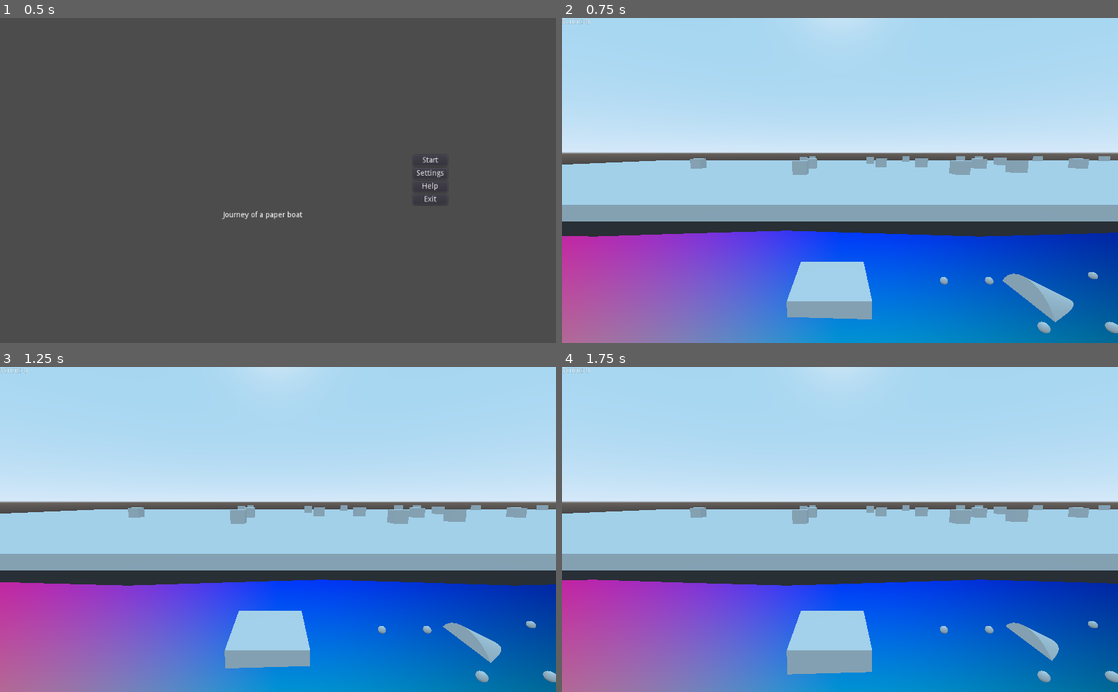
Above: before the commit, frames 1-4 (two rows, left to right).
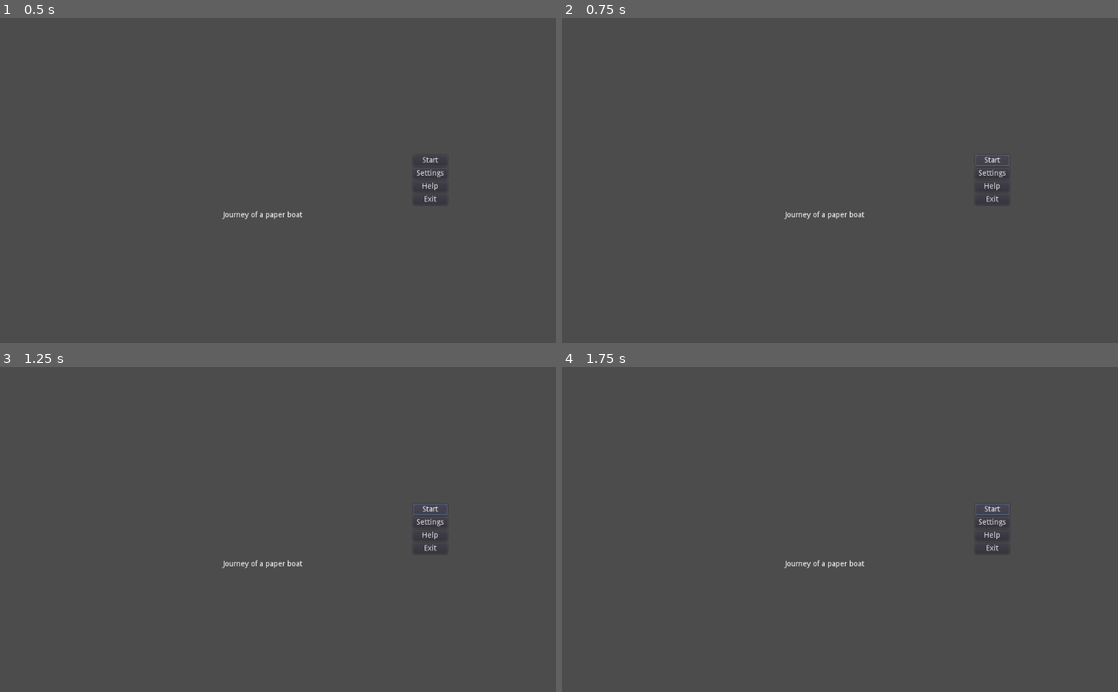
Above: after the commit, the same moments.

Repository: JojiJoseph/Journey-of-a-Paper-Boat
Game: Godot game, scene res://Scenes/Menu.tscn
Two runs of this game, one before a commit and one after it. Both use one fixed random seed, a clock stepped at 60 frames per second and the inputs below.
Inputs (mouse positions are in pixels of both pictures, inside the frame that each line leads up to):
- Up to frame 1 (0.5 s): no input
- Up to frame 2 (0.75 s): click "Start" at 0.5 s
- Up to frame 3 (1.25 s): no input
- Up to frame 4 (1.75 s): click (990, 510) at 1.25 s, where only the run after the commit has a clickable "Start"

Frame 1 is identical in both runs. In frame 2, 98% of the frame differs, in the area x 0-100%, y 0-100%; in frame 3, 98%; in frame 4, 98%.
Error before the commit: Parse Error: The identifier "Global" isn't declared in the current scope. (res://Scripts/PaperBoat.gd:31)

Commit message:
Add a paper boat model. Dimensions are fixed as 3x1x1

Diff:
--- a/Scenes/Main.tscn
+++ b/Scenes/Main.tscn
@@ -44,6 +44,7 @@
 script = ExtResource( 3 )
 
 [node name="River" type="StaticBody" parent="."]
+transform = Transform( 1, 0, 0, 0, 1, 0, 0, 0, 1, 0, -1, 0 )
 
 [node name="CollisionShape" type="CollisionShape" parent="River"]
 shape = SubResource( 1 )
@@ -53,7 +54,7 @@
 material/0 = SubResource( 4 )
 
 [node name="Camera" type="Camera" parent="."]
-transform = Transform( 1, 0, 0, 0, 0.993021, 0.117936, 0, -0.117936, 0.993021, 0.246748, 4.45179, 6.05663 )
+transform = Transform( 1, 0, 0, 0, 0.993021, 0.117936, 0, -0.117936, 0.993021, 0.246748, 4.45179, 9.30786 )
 
 [node name="Player" parent="." instance=ExtResource( 1 )]
 
@@ -241,6 +242,8 @@
 
 [node name="BackgroundMusic" type="AudioStreamPlayer" parent="."]
 stream = ExtResource( 8 )
+autoplay = true
+bus = "Music"
 
 [node name="MovingBlocks" type="Node" parent="."]
 
--- a/Scenes/PaperBoat.tscn
+++ b/Scenes/PaperBoat.tscn
@@ -2,49 +2,43 @@
 
 [ext_resource path="res://Scripts/PaperBoat.gd" type="Script" id=1]
 [ext_resource path="res://Audio/SUCCESS PICKUP Collect Chime 01.ogg" type="AudioStream" id=2]
+[ext_resource path="res://Scenes/PaperBoatModel.tscn" type="PackedScene" id=3]
 
-[sub_resource type="Shader" id=2]
-code = "shader_type spatial;
+[sub_resource type="BoxShape" id=5]
+extents = Vector3( 3, 1, 1 )
 
-void fragment() {
+[sub_resource type="BoxShape" id=6]
+extents = Vector3( 3, 1, 1 )
 
-} "
-
-[sub_resource type="ShaderMaterial" id=3]
-shader = SubResource( 2 )
-
-[sub_resource type="CubeMesh" id=1]
-material = SubResource( 3 )
-
-[sub_resource type="CapsuleShape" id=4]
+[sub_resource type="BoxShape" id=7]
+extents = Vector3( 3, 1, 1 )
 
 [node name="PaperBoat" type="StaticBody"]
 script = ExtResource( 1 )
 
-[node name="MeshInstance" type="MeshInstance" parent="."]
-mesh = SubResource( 1 )
-material/0 = null
+[node name="PaperBoatModel" parent="." instance=ExtResource( 3 )]
+transform = Transform( 0.02, 0, 0, 0, 0.02, 0, 0, 0, 0.02, 0, 0, 0 )
 
 [node name="Area" type="Area" parent="."]
 collision_layer = 2
 collision_mask = 2
 
 [node name="CollisionShape" type="CollisionShape" parent="Area"]
-shape = SubResource( 4 )
+shape = SubResource( 5 )
 
 [node name="EnemyHitbox" type="Area" parent="."]
 collision_layer = 4
 collision_mask = 4
 
 [node name="CollisionShape" type="CollisionShape" parent="EnemyHitbox"]
-shape = SubResource( 4 )
+shape = SubResource( 6 )
 
 [node name="PowerUpHitbox" type="Area" parent="."]
 collision_layer = 8
 collision_mask = 8
 
 [node name="CollisionShape" type="CollisionShape" parent="PowerUpHitbox"]
-shape = SubResource( 4 )
+shape = SubResource( 7 )
 
 [node name="Sounds" type="Node" parent="."]
 
--- /dev/null
+++ b/Scenes/PaperBoatModel.tscn
@@ -0,0 +1,5 @@
+[gd_scene load_steps=2 format=2]
+
+[ext_resource path="res://paper_boat/scene.gltf" type="PackedScene" id=1]
+
+[node name="PaperBoatModel" instance=ExtResource( 1 )]
--- a/Scripts/PaperBoat.gd
+++ b/Scripts/PaperBoat.gd
@@ -38,6 +38,6 @@
 
 
 func _on_PowerUpHitbox_body_entered(body):
-	if body.power == EXTRA_POINTS:
+	if body.power == body.EXTRA_POINTS:
 		Global.score += 100
 		body.queue_free()
--- a/project.godot
+++ b/project.godot
@@ -15,6 +15,38 @@
 run/main_scene="res://Scenes/Menu.tscn"
 config/icon="res://icon.png"
 
+[autoload]
+
+Global="*res://Scripts/global.gd"
+
+[input]
+
+left={
+"deadzone": 0.5,
+"events": [ Object(InputEventKey,"resource_local_to_scene":false,"resource_name":"","device":0,"alt":false,"shift":false,"control":false,"meta":false,"command":false,"pressed":false,"scancode":16777232,"physical_scancode":0,"unicode":0,"echo":false,"script":null)
+, Object(InputEventKey,"resource_local_to_scene":false,"resource_name":"","device":0,"alt":false,"shift":false,"control":false,"meta":false,"command":false,"pressed":false,"scancode":87,"physical_scancode":0,"unicode":0,"echo":false,"script":null)
+ ]
+}
+right={
+"deadzone": 0.5,
+"events": [ Object(InputEventKey,"resource_local_to_scene":false,"resource_name":"","device":0,"alt":false,"shift":false,"control":false,"meta":false,"command":false,"pressed":false,"scancode":16777234,"physical_scancode":0,"unicode":0,"echo":false,"script":null)
+, Object(InputEventKey,"resource_local_to_scene":false,"resource_name":"","device":0,"alt":false,"shift":false,"control":false,"meta":false,"command":false,"pressed":false,"scancode":83,"physical_scancode":0,"unicode":0,"echo":false,"script":null)
+ ]
+}
+pause={
+"deadzone": 0.5,
+"events": [ Object(InputEventKey,"resource_local_to_scene":false,"resource_name":"","device":0,"alt":false,"shift":false,"control":false,"meta":false,"command":false,"pressed":false,"scancode":16777217,"physical_scancode":0,"unicode":0,"echo":false,"script":null)
+, Object(InputEventKey,"resource_local_to_scene":false,"resource_name":"","device":0,"alt":false,"shift":false,"control":false,"meta":false,"command":false,"pressed":false,"scancode":80,"physical_scancode":0,"unicode":0,"echo":false,"script":null)
+ ]
+}
+
+[layer_names]
+
+2d_physics/layer_2="Coins"
+3d_physics/layer_2="Coins"
+2d_physics/layer_3="Enemy"
+3d_physics/layer_3="Enemy"
+
 [physics]
 
 common/enable_pause_aware_picking=true
Not shown, added: READMD.md
